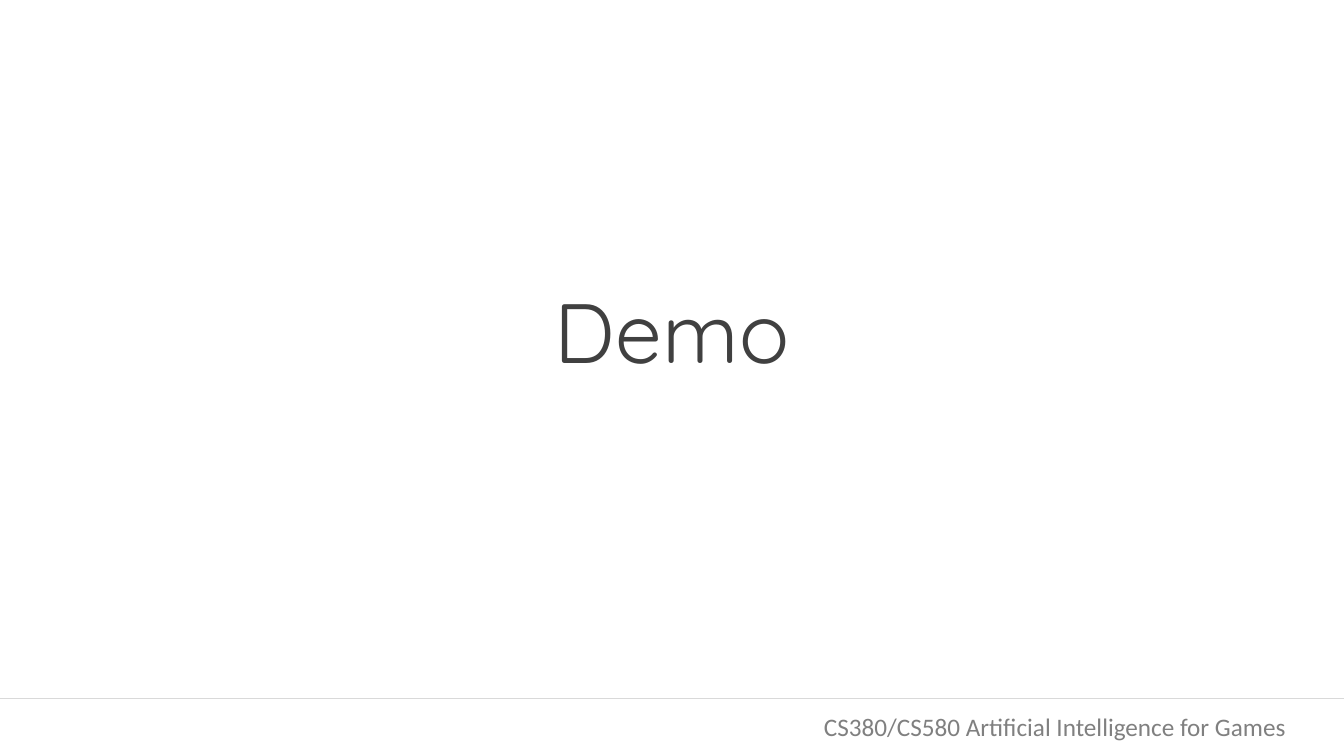
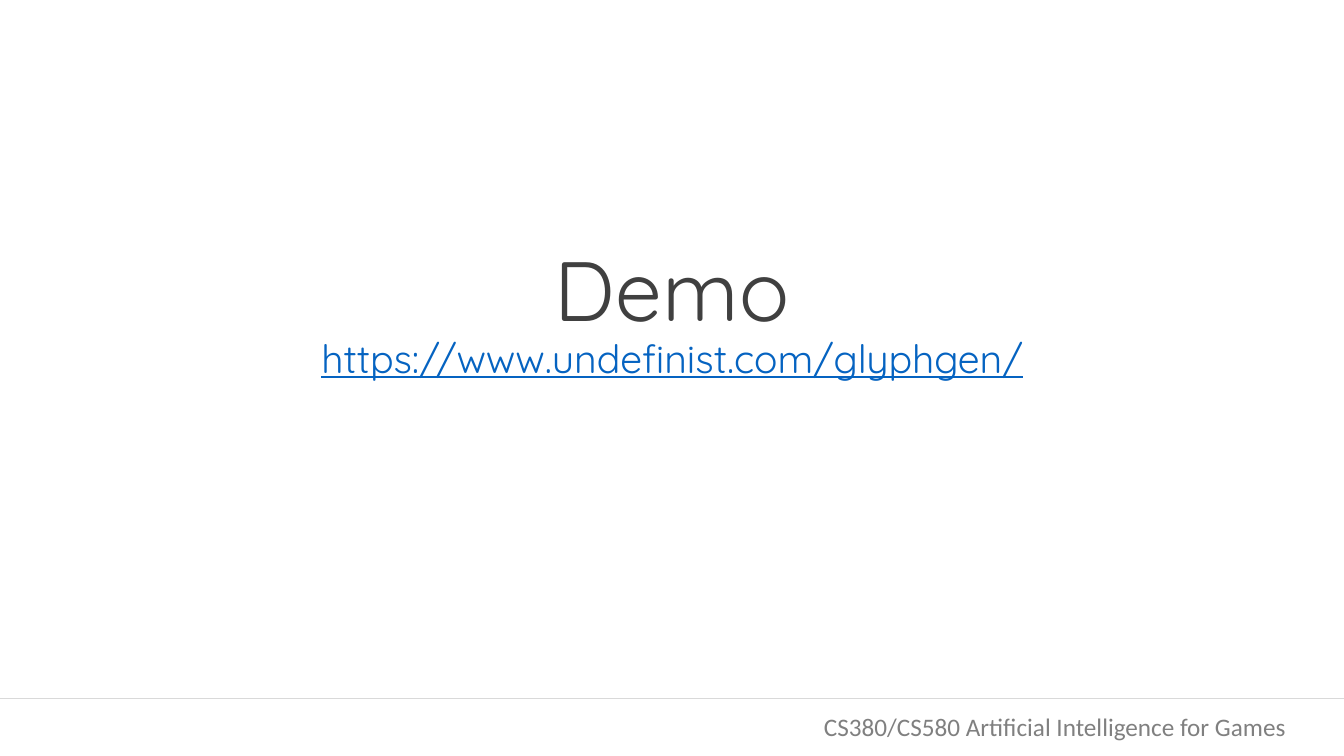
Before and after one commit to undefinist/glyphgen, a slide deck: slide 5 of WilliamYoong_JacobLim_MalodyHoe_CS380PPT.pptx. Drawn at 1344x756 pixels with LibreOffice and Linux fonts; fonts in the diff are those of the drawing; background and template pictures are left out. Boxes give left, top, right and bottom in pixels: in the first picture for what was removed or moved away, otherwise in the second. Text is boxed around its words. In the diff, an @@ line names an element or a change of style, - is before the commit and + after.

```diff
--- a/WilliamYoong_JacobLim_MalodyHoe_CS380PPT.pptx
+++ b/WilliamYoong_JacobLim_MalodyHoe_CS380PPT.pptx
@@ title at (321, 262, 1022, 381): text changed; size 60 to 28 pt; text colour #404040 to #0563C1 @@
-Demo
+Demo
+https://www.undefinist.com/glyphgen/
```
